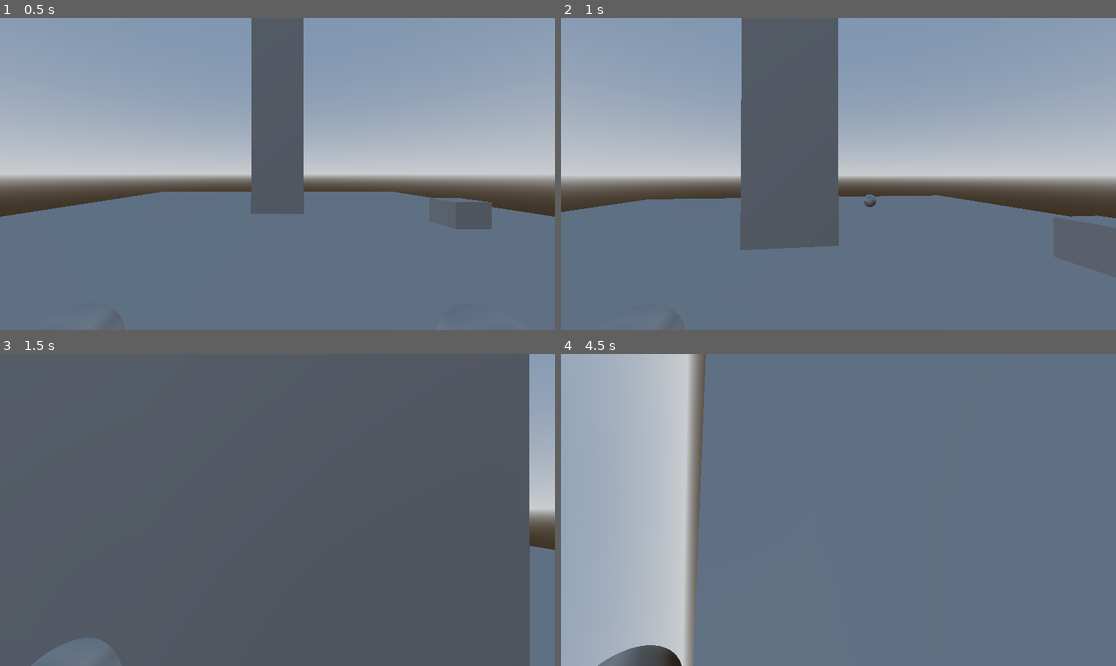
Above: before the commit, frames 1-4 (two rows, left to right).
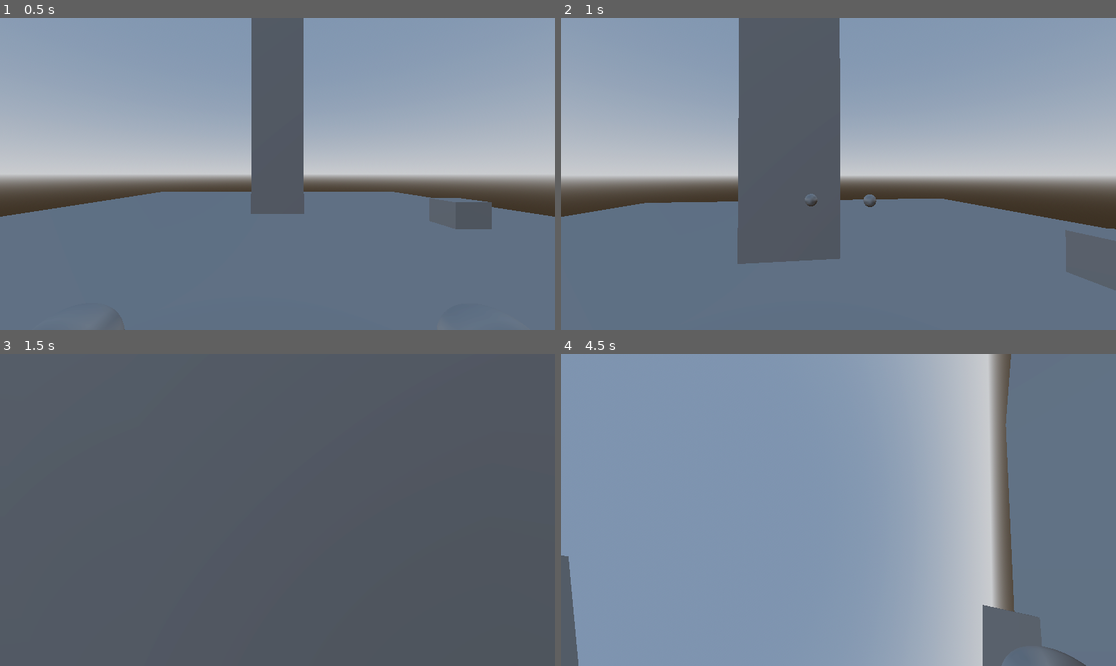
Above: after the commit, the same moments.

Repository: muugii-sudo/devils_rise
Game: Godot game, scene res://node_3d.tscn
Same seed, same stepped clock (60 frames per second), same inputs: the game is played once before the commit and once after it.
Inputs (mouse positions are in pixels of both pictures, inside the frame that each line leads up to):
- Up to frame 1 (0.5 s): no input
- Up to frame 2 (1 s): tap Enter at 0.5 s; move the mouse to (866, 174) at 0.52 s; press the mouse at (866, 174) at 0.53 s; hold W (move_forward) from 0.53 s (still down); right-click (866, 174) at 0.8 s
- Up to frame 3 (1.5 s): keep holding W (move_forward); move the mouse to (249, 510) at 1.27 s; release the mouse at (249, 510) at 1.28 s; right-click (249, 510) at 1.35 s
- Up to frame 4 (4.5 s): keep holding W (move_forward); click (810, 510) at 1.55 s; tap Space at 2 s; move the mouse to (849, 503) at 2.02 s; hold R (key_r) 2.03-2.78 s; right-click (849, 503) at 2.3 s; move the mouse to (832, 516) at 2.77 s; click (832, 516) at 2.85 s; move the mouse to (877, 513) at 3.52 s; hold Right mouse button (rmb) 3.53-4.28 s; move the mouse to (794, 506) at 4.27 s; click (794, 506) at 4.35 s

Frame 1 is identical in both runs. In frame 2, 3.4% of the frame differs, in the area x 0-100%, y 0-100%; in frame 3, 5.4%; in frame 4, 79%, in the area x 0-95%, y 0-100%.

Commit message:
Added movement to the other arm
Seems to be working, but for some reason the arm gets stuck inside the other one and that one becomes inaccessible

Diff:
--- a/thegame/player.gd
+++ b/thegame/player.gd
@@ -11,7 +11,8 @@
 var grapple_point: Vector3
 
 @onready var cam := $Camera3D
-@onready var arm := $RightArm
+@onready var right_arm := $RightArm
+@onready var left_arm := $LeftArm
 
 
 func _ready():
@@ -29,9 +30,15 @@
 		toggle_ragdoll()
 
 	if event.is_action_pressed("rmb"):
-		arm.extend()
+		right_arm.extend()
 
 	if event.is_action_released("rmb"):
+		is_grappling = false
+
+	if event.is_action_pressed("lmb"):
+		left_arm.extend()
+
+	if event.is_action_released("lmb"):
 		is_grappling = false
 
 func _integrate_forces(_state):
--- a/thegame/player.tscn
+++ b/thegame/player.tscn
@@ -1,7 +1,8 @@
-[gd_scene load_steps=7 format=3 uid="uid://40uex1s5t7pt"]
+[gd_scene load_steps=8 format=3 uid="uid://40uex1s5t7pt"]
 
 [ext_resource type="Script" uid="uid://bnpa8bcebvrx7" path="res://player.gd" id="1_4flbx"]
 [ext_resource type="Script" uid="uid://mm8vs7ghlaqh" path="res://right_arm_2.gd" id="2_hqtel"]
+[ext_resource type="Script" uid="uid://bth5qlve5203a" path="res://left_arm.gd" id="3_i3pqv"]
 
 [sub_resource type="CapsuleShape3D" id="CapsuleShape3D_onrkg"]
 
@@ -49,6 +50,7 @@
 
 [node name="LeftArm" type="CharacterBody3D" parent="."]
 transform = Transform3D(1, 0, 0, 0, 1, 0, 0, 0, 1, -0.977457, 0, -0.00162268)
+script = ExtResource("3_i3pqv")
 
 [node name="RightArm" type="MeshInstance3D" parent="LeftArm"]
 transform = Transform3D(0.997401, 0.0719155, 0.00447413, 0.000280442, 0.0582188, -0.998304, -0.072054, 0.99571, 0.0580473, 0.496326, 1.33324, -0.678276)
--- a/thegame/project.godot
+++ b/thegame/project.godot
@@ -14,6 +14,10 @@
 run/main_scene="uid://dihe2alxjbq34"
 config/features=PackedStringArray("4.4", "Forward Plus")
 config/icon="res://icon.svg"
+
+[filesystem]
+
+import/blender/enabled=false
 
 [input]
 
